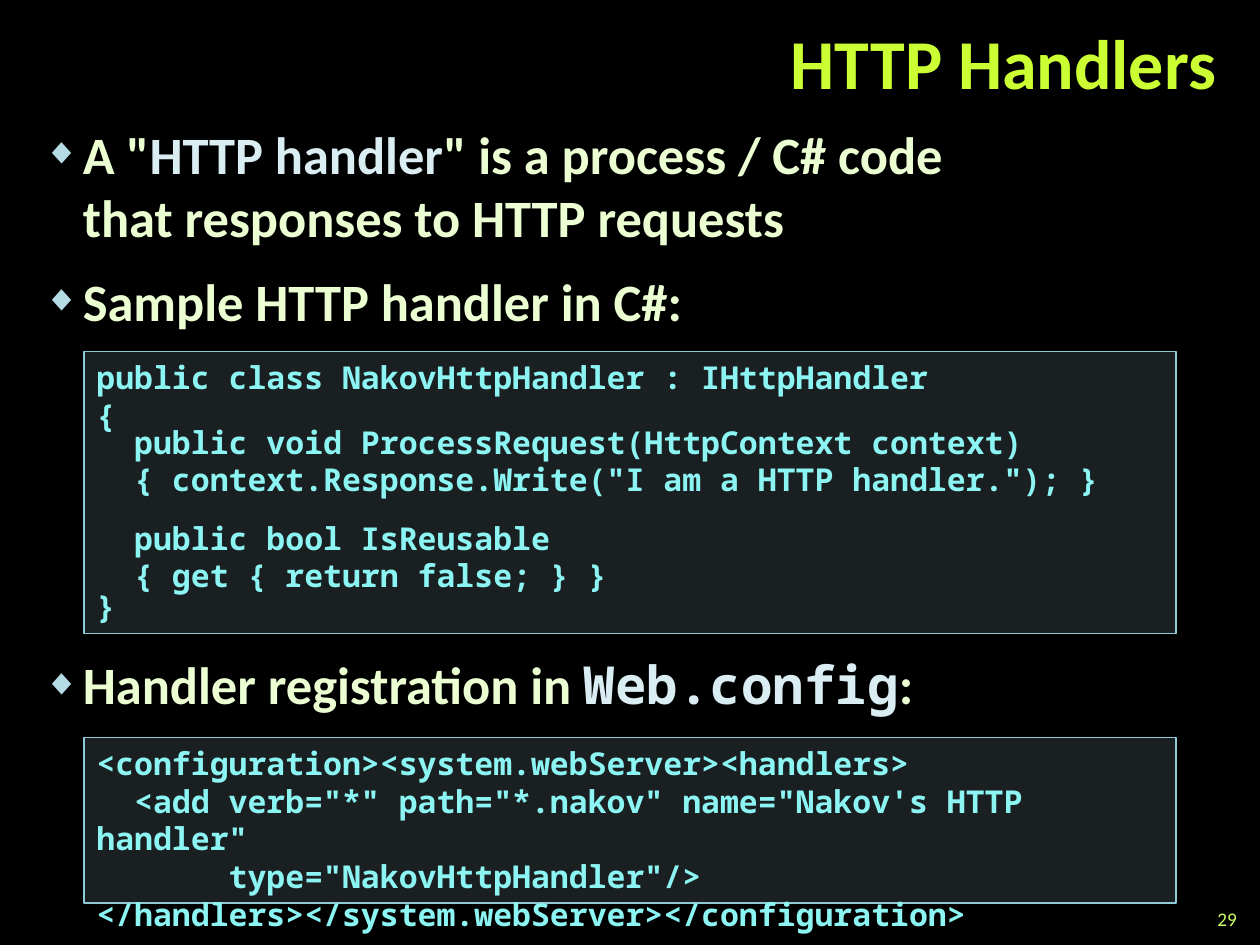
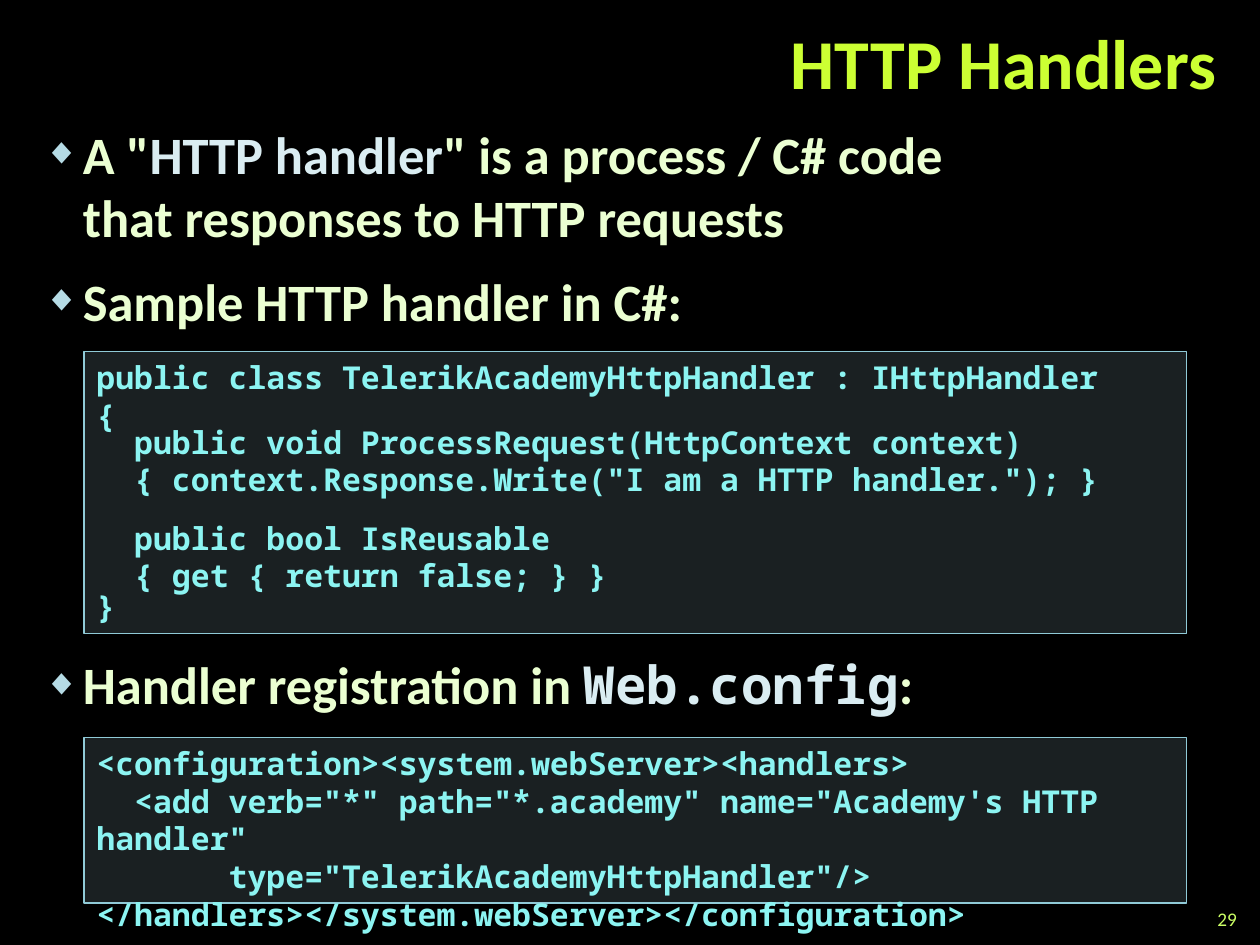
Before and after one commit to martin-nikolov/Telerik-Academy, a slide deck: slide 29 of ASP.NET Web Forms/01. Introduction to ASP.NET/Introduction-to-ASP.NET.pptx. Drawn at 1260x945 pixels with LibreOffice and Linux fonts; fonts in the diff are those of the drawing; background and template pictures are left out. Boxes give left, top, right and bottom in pixels: in the first picture for what was removed or moved away, otherwise in the second. Text is boxed around its words. In the diff, an @@ line names an element or a change of style, - is before the commit and + after.

Commit message:
Update

```diff
--- a/ASP.NET Web Forms/01. Introduction to ASP.NET/Introduction-to-ASP.NET.pptx
+++ b/ASP.NET Web Forms/01. Introduction to ASP.NET/Introduction-to-ASP.NET.pptx
@@ rectangle "public class TelerikAcademyHttpHandler : IHttpHandler": place and size @@
-rectangle "public class TelerikAcademyHttpHandler : IHttpHandler" at box(84, 352, 1177, 634)
+rectangle "public class TelerikAcademyHttpHandler : IHttpHandler" at box(84, 352, 1187, 634)
@@ text in rectangle at box(96, 364, 1098, 397): text changed @@
-public class NakovHttpHandler : IHttpHandler
+public class TelerikAcademyHttpHandler : IHttpHandler
@@ rectangle "<configuration><system.webServer><handlers>": place and size @@
-rectangle "<configuration><system.webServer><handlers>" at box(84, 737, 1177, 902)
+rectangle "<configuration><system.webServer><handlers>" at box(84, 737, 1187, 902)
@@ text in rectangle at box(96, 789, 1098, 896): text changed @@
-<add verb="*" path="*.nakov" name="Nakov's HTTP handler"
-type="NakovHttpHandler"/>
+<add verb="*" path="*.academy" name="Academy's HTTP handler"
+type="TelerikAcademyHttpHandler"/>
```
Also in this commit, not shown: 3 other slides changed.
